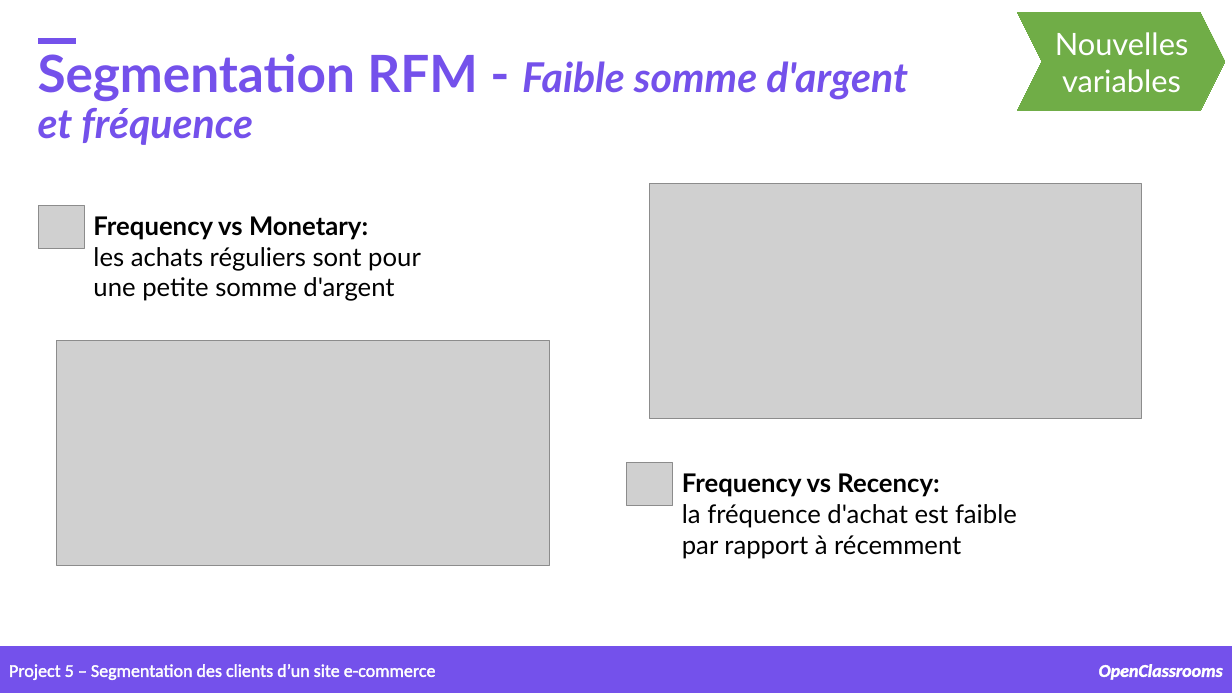
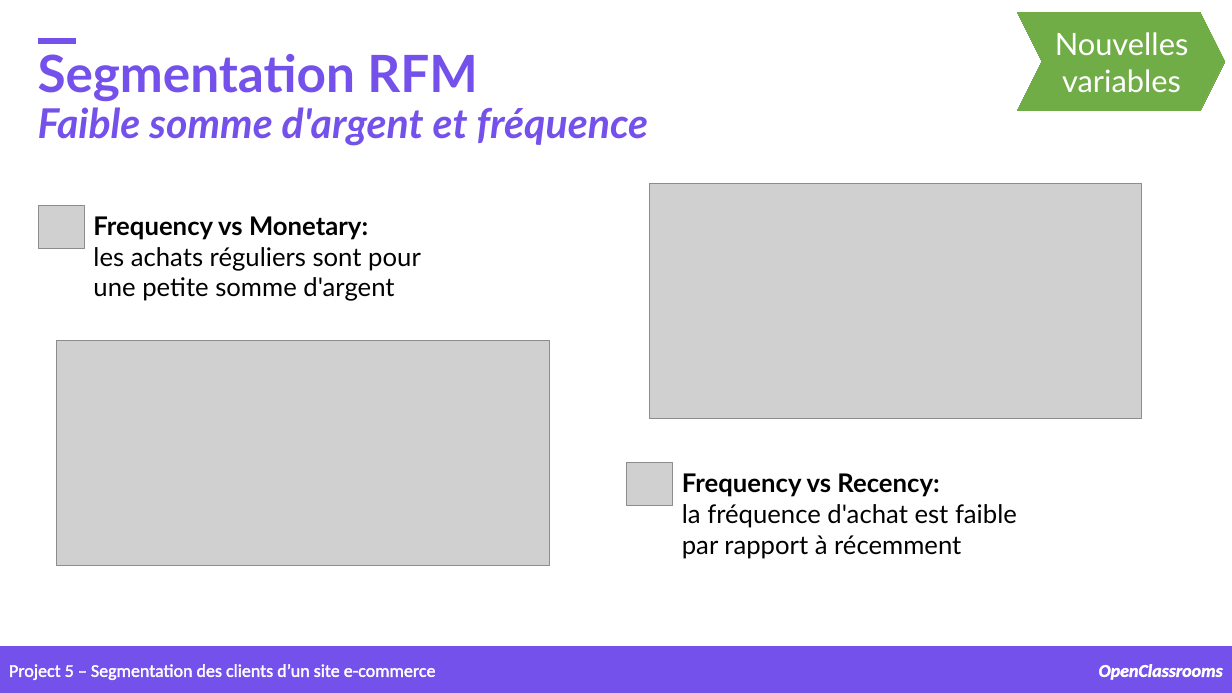
Before and after one commit to samirhinojosa/OC-P5-segment-customers-of-website, a slide deck: slide 18 of supports/P5_presentation v2.pptx. Drawn at 1232x693 pixels with LibreOffice and Linux fonts; fonts in the diff are those of the drawing; grey boxes stand for pictures; background and template pictures are left out. Boxes give left, top, right and bottom in pixels: in the first picture for what was removed or moved away, otherwise in the second. Text is boxed around its words. In the diff, an @@ line names an element or a change of style, - is before the commit and + after.

```diff
--- a/supports/P5_presentation v2.pptx
+++ b/supports/P5_presentation v2.pptx
@@ text at bbox=[38, 54, 649, 146]: text changed @@
-Segmentation RFM - Faible somme d'argent et fréquence
+Segmentation RFM
+Faible somme d'argent et fréquence
```
Also in this commit, not shown: 9 other slides changed, 25 other files.
